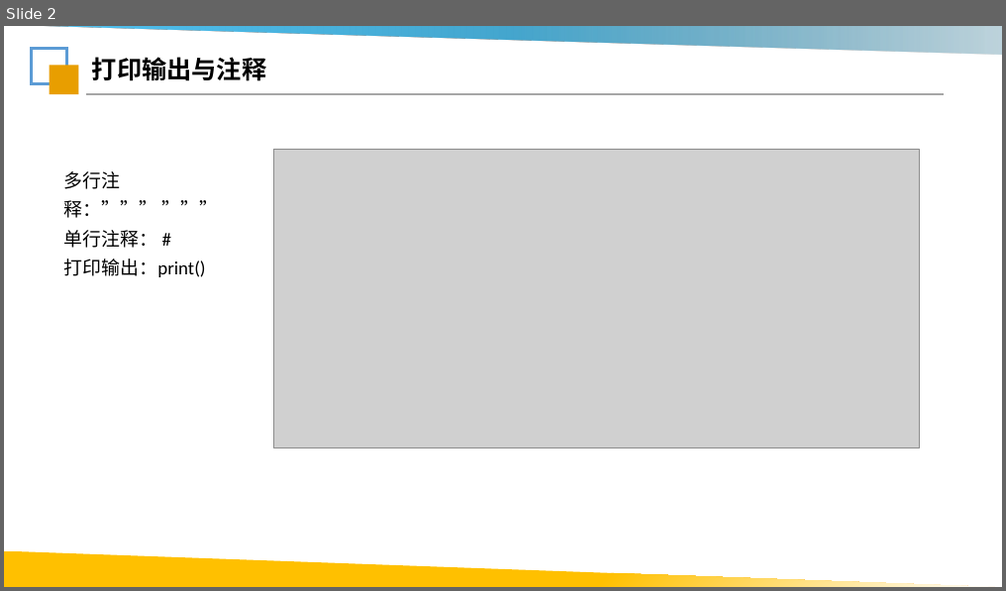
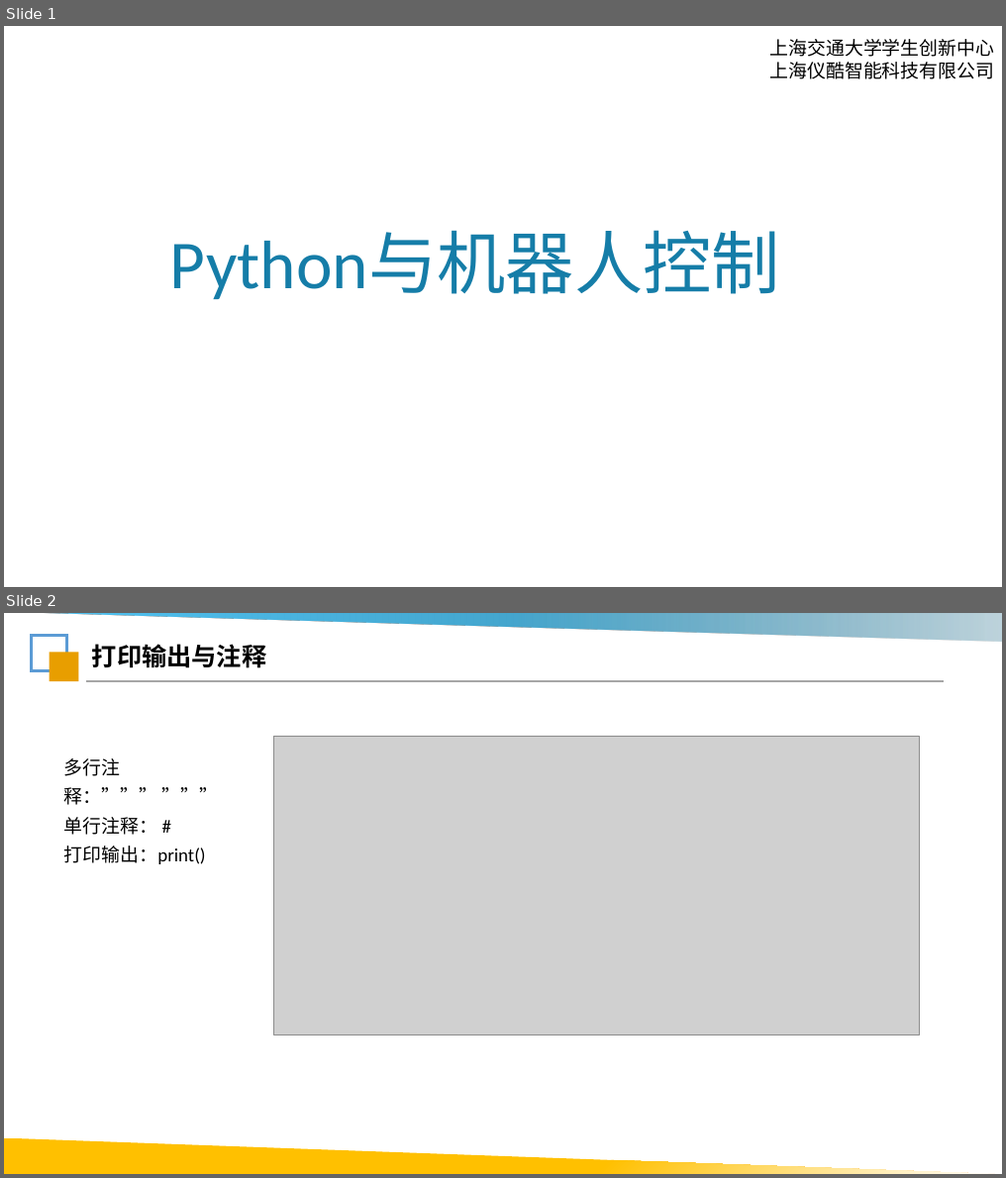
Before and after one commit to Lsnxiaoxiong/robot-course, a slide deck: ppt/第2课_Python与机器人控制.pptx. Shown one above the other, each under a label of ours: slide 2 before the commit, slides 1 and 2 after it. The pictures are 1006x591 and 1006x1178 pixels, drawn with LibreOffice and Linux fonts; fonts in the diff are those of the drawing; grey boxes stand for pictures; background and template pictures are left out. Boxes give left, top, right and bottom in pixels: in the first picture for what was removed or moved away, otherwise in the second. Text is boxed around its words. In the diff, an @@ line names an element or a change of style, - is before the commit and + after.

```diff
--- a/ppt/第2课_Python与机器人控制.pptx
+++ b/ppt/第2课_Python与机器人控制.pptx
@@ slide 1 added at bbox=[4, 26, 1002, 587], background picture (left out) @@
@@ text added at bbox=[770, 39, 995, 79], 18 pt, text #000000 @@
+上海交通大学学生创新中心
+上海仪酷智能科技有限公司
@@ text added at bbox=[170, 231, 780, 300], 66 pt, text #157DA8 @@
+Python与机器人控制
```
Also in this commit, not shown: 1 slide removed, 4 other files.
